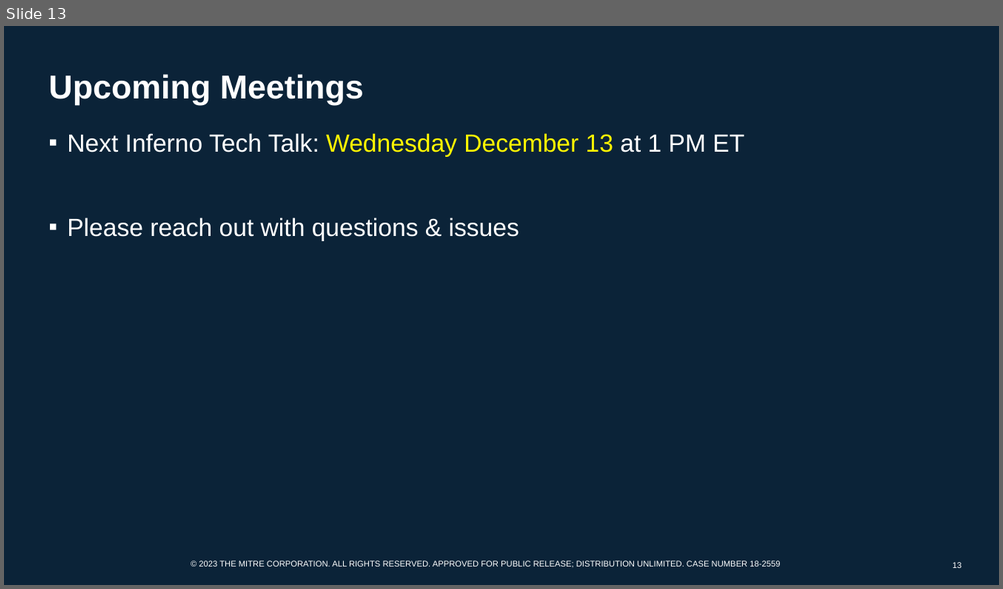
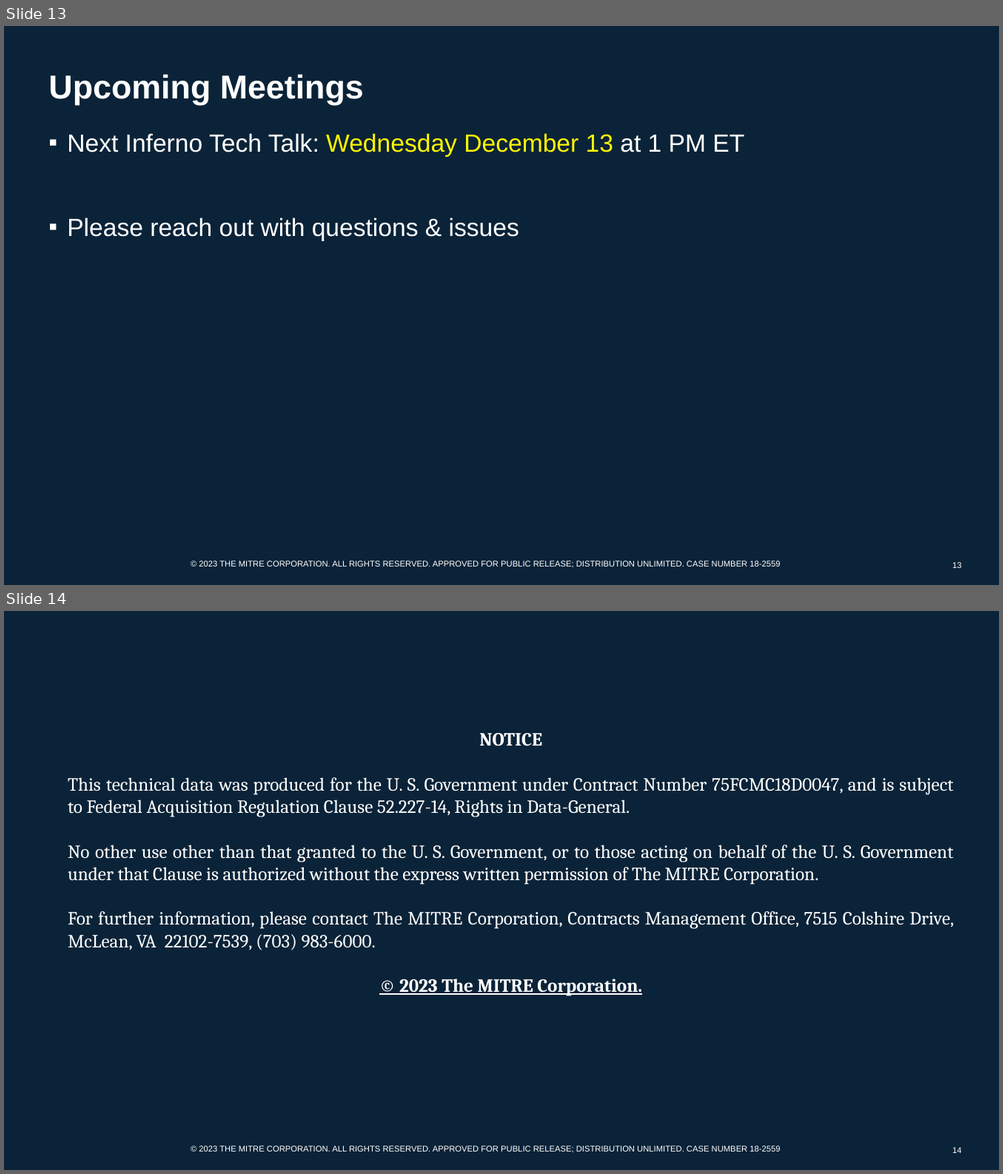
Before and after one commit to inferno-framework/inferno-framework.github.io, a slide deck: download/Inferno_Tech_Talk_Nov_8.pptx. Shown one above the other, each under a label of ours: slide 13 before the commit, slides 13 and 14 after it. The pictures are 1003x589 and 1003x1174 pixels, drawn with LibreOffice and Linux fonts; fonts in the diff are those of the drawing; background and template pictures are left out. Boxes give left, top, right and bottom in pixels: in the first picture for what was removed or moved away, otherwise in the second. Text is boxed around its words. In the diff, an @@ line names an element or a change of style, - is before the commit and + after.

Commit message:
Add data rights legend to tech talk slides

```diff
--- a/download/Inferno_Tech_Talk_Nov_8.pptx
+++ b/download/Inferno_Tech_Talk_Nov_8.pptx
@@ slide 14 added at [4,611,999,1170], background #0B2338; not listed: 1 template element that a slide beside it also shows @@
@@ text added at [68,733,953,997], 18 pt, text #FFFFFF @@
+NOTICE
+This technical data was produced for the U. S. Government under Contract Number 75FCMC18D0047, and is subject to Federal Acquisition Regulation Clause 52.227-14, Rights in Data-General.
+No other use other than that granted to the U. S. Government, or to those acting on behalf of the U. S. Government under that Clause is authorized without the express written permission of The MITRE Corporation.
+For further information, please contact The MITRE Corporation, Contracts Management Office, 7515 Colshire Drive, McLean, VA 22102-7539, (703) 983-6000.
+© 2023 The MITRE Corporation.
@@ page number added at [952,1147,961,1153], 8 pt, text #FFFFFF @@
+14
```
Also in this commit, not shown: 2 other files.
